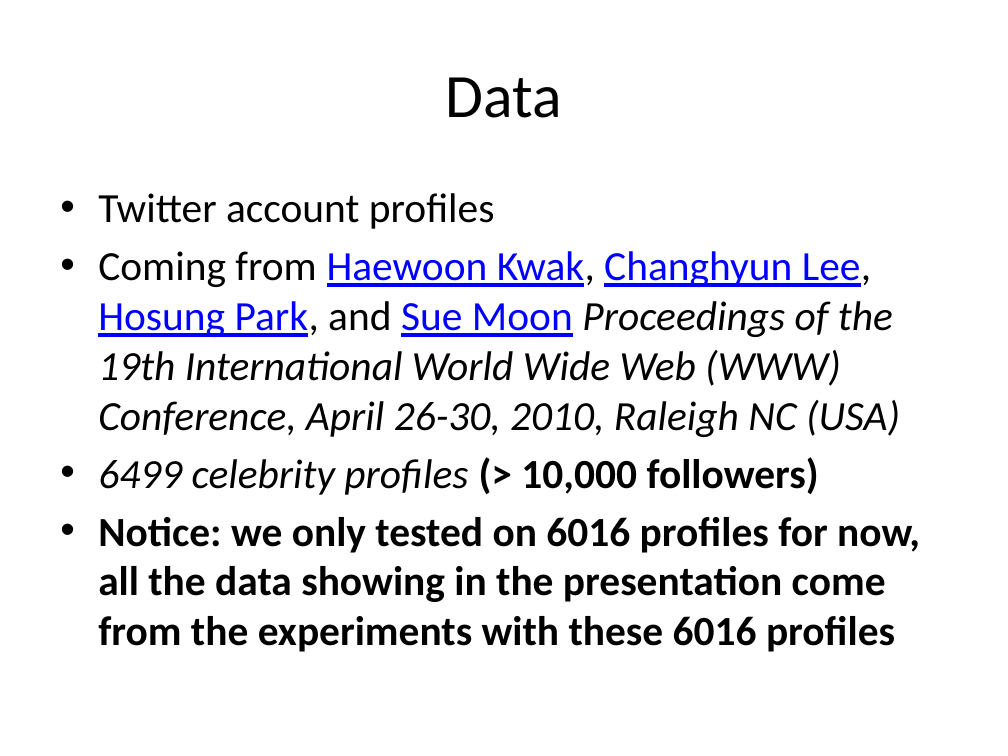
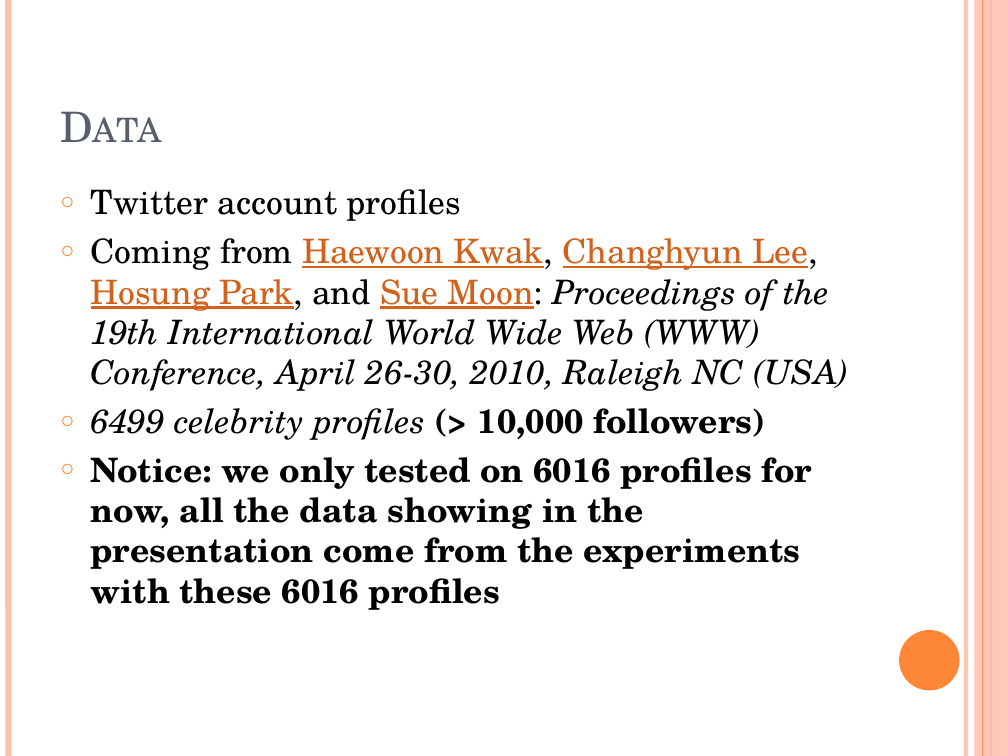
Before and after one commit to ttang10/Organization_Detection_ML, a slide deck: slide 2 of Organization Detection.pptx. Drawn at 1008x756 pixels with LibreOffice and Linux fonts; fonts in the diff are those of the drawing. Boxes give left, top, right and bottom in pixels: in the first picture for what was removed or moved away, otherwise in the second. Text is boxed around its words. In the diff, an @@ line names an element or a change of style, - is before the commit and + after.

```diff
--- a/Organization Detection.pptx
+++ b/Organization Detection.pptx
@@ line added from (8, 0) to (8, 756), #FEC3AE 4.5 pt @@
@@ line added from (966, 0) to (966, 756), #FEC3AE 3 pt @@
@@ rectangle added at (975, 0, 1008, 756), fill #FEC3AE at 87% opacity @@
@@ line added from (983, 0) to (983, 756), #FE8637 0.75 pt @@
@@ line added from (991, 0) to (991, 756), #FE8637 1.5 pt @@
@@ title "Data" at (50, 30, 874, 156): size 44 to 30 pt, font Calibri to TeX Gyre Schola, text colour #000000 to #575F6D, small capitals on; alignment centre to left; vertical alignment middle to bottom @@
@@ text at (91, 189, 812, 610): size 29.6 to 24 pt, font Calibri to TeX Gyre Schola in "Twitter account profiles", "6499 celebrity profiles (> 10,000 followers)", "Notice: we only tested on 6016 profiles ..."; bullet • to ○ @@
@@ text at (91, 238, 849, 391): text changed; size 29.6 to 24 pt; font Calibri to TeX Gyre Schola @@
-• Coming from Haewoon Kwak, Changhyun Lee, Hosung Park, and Sue Moon Proceedings of the 19th International World Wide Web (WWW) Conference, April 26-30, 2010, Raleigh NC (USA)
+○ Coming from Haewoon Kwak, Changhyun Lee, Hosung Park, and Sue Moon: Proceedings of the 19th International World Wide Web (WWW) Conference, April 26-30, 2010, Raleigh NC (USA)
@@ ellipse added at (899, 630, 960, 690), fill #FE8637 @@
```
Also in this commit, not shown: 19 other slides changed, 2 slides added.
